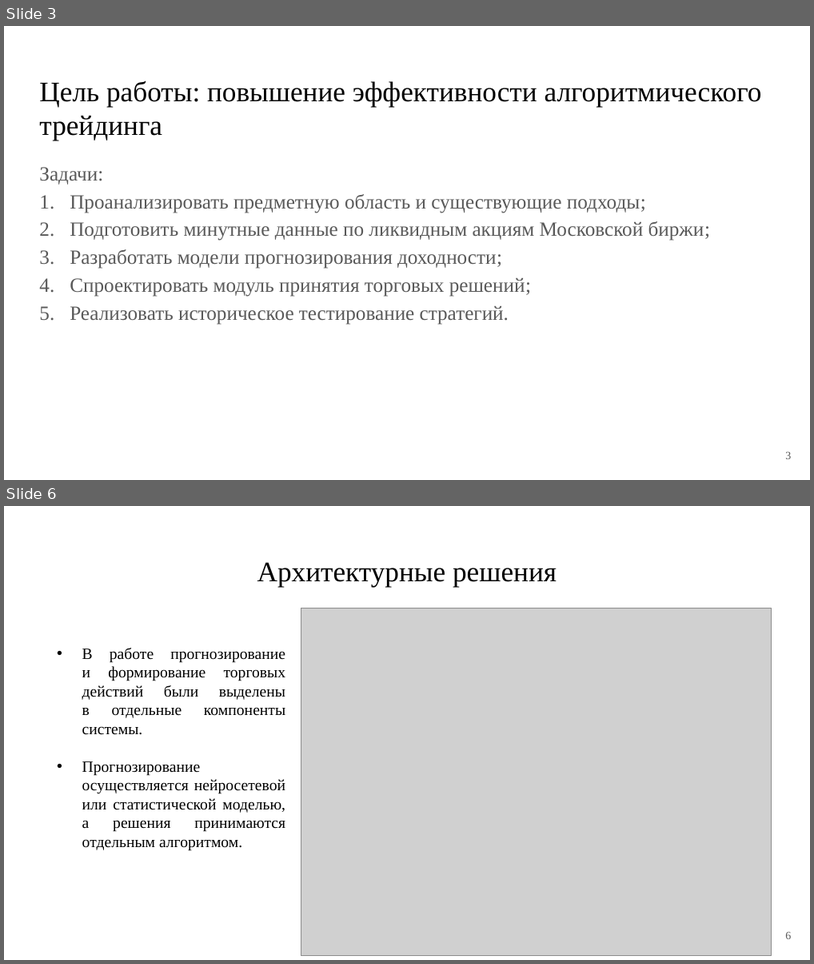
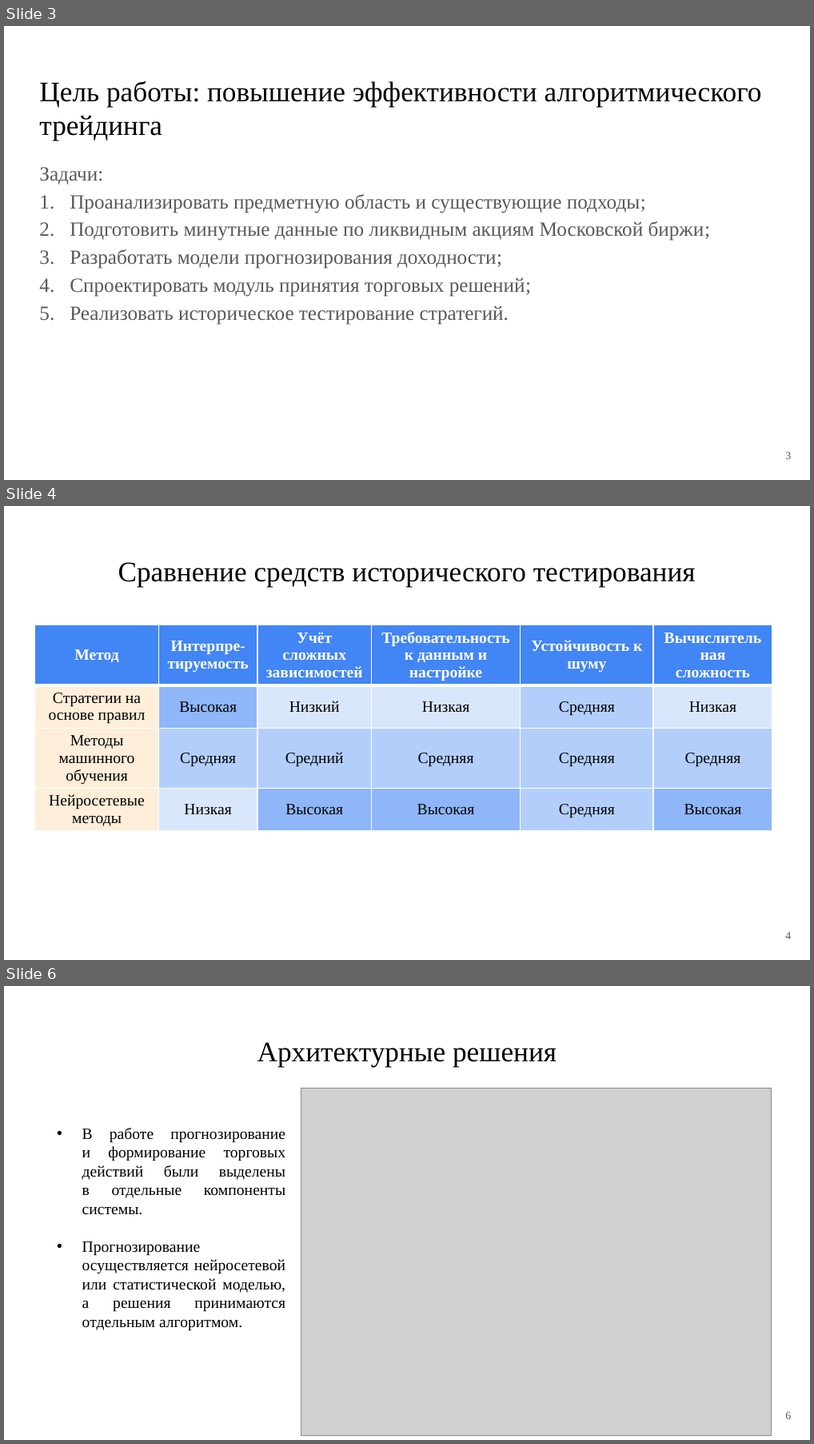
Before and after one commit to PetrovKirill00/BKP, a slide deck: Презентация.pptx. Shown one above the other, each under a label of ours: slides 3 and 6 before the commit, slides 3, 4 and 6 after it; the slides between them are not shown. The pictures are 814x964 and 814x1444 pixels, drawn with LibreOffice and Linux fonts; fonts in the diff are those of the drawing; grey boxes stand for pictures. Boxes give left, top, right and bottom in pixels: in the first picture for what was removed or moved away, otherwise in the second. Text is boxed around its words. In the diff, an @@ line names an element or a change of style, - is before the commit and + after.

```diff
--- a/Презентация.pptx
+++ b/Презентация.pptx
@@ slide 4 added at (4, 506, 810, 960), background #FFFFFF @@
@@ title added at (118, 562, 696, 587), 25.2 pt, text #000000 @@
+Сравнение средств исторического тестирования
@@ table added at (35, 624, 774, 844), 4 rows, 6 columns @@
+Метод | Интерпре-тируемость | Учёт сложных зависимостей | Требовательность к данным и настройке | Устойчивость к шуму | Вычислительная сложность
+Стратегии на основе правил | Высокая | Низкий | Низкая | Средняя | Низкая
+Методы машинного обучения | Средняя | Средний | Средняя | Средняя | Средняя
+Нейросетевые методы | Низкая | Высокая | Высокая | Средняя | Высокая
@@ page number added at (786, 932, 791, 939), 10 pt, text #595959 @@
+4
```
Also in this commit, not shown: 3 slides changed, 1 slide removed, 12 other files.
